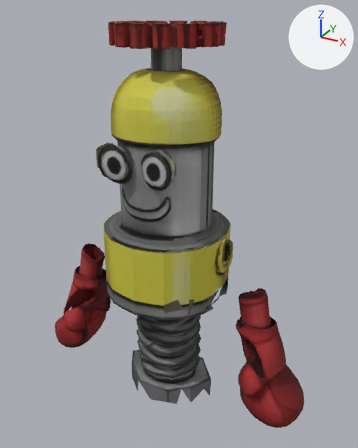
Before and after pictures for a commit that changed the glTF model assets/models/duncan.glb.
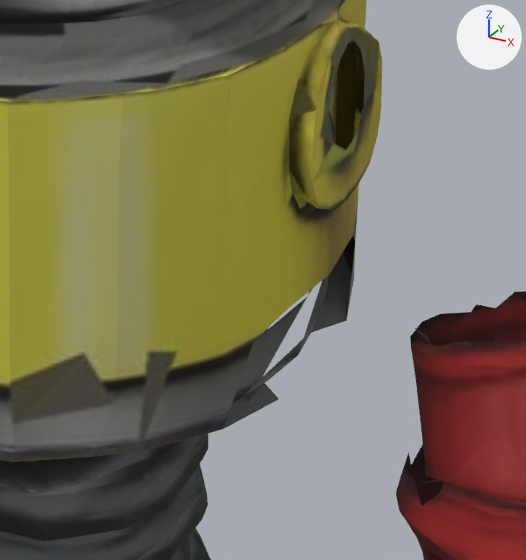
Each version is shown whole from a 50 mm lens placed at (1.45, -2.45, 2.53), pointed at (0.06, 0.08, 1.26), then close up on the part from 45% to 73% of the width and 52% to 76% of the height. The axes (+X, +Y, +Z) are drawn at upper right. The lights are the same throughout. The last two pictures show the newer version. Vertices at exactly the same position are counted once.
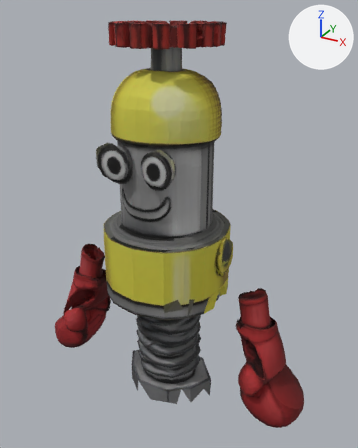
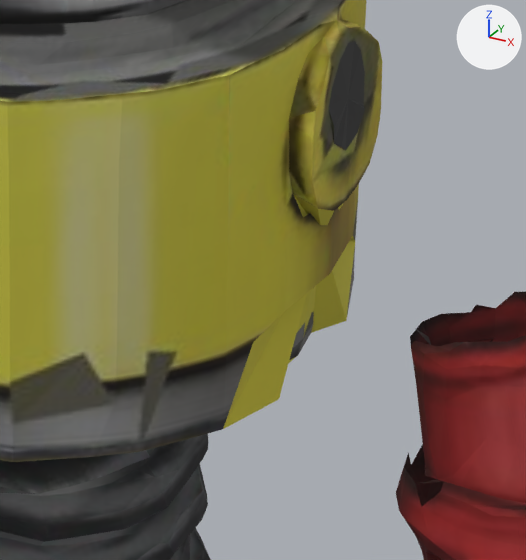
Scene script edits in JSON lines:
```json
{"block": "me_mesh_0", "where": "# used by ob_mesh_0; location = (0.0, 0.0, 0.0)"}
{"op": "remove", "block": "me_mesh_0", "code": "me_mesh_0.from_pydata(...)  # 6600 vertices, 12992 faces; spans x -0.98..0.98, y -0.37..0.42, z 0.0..2.45"}
{"op": "add", "block": "me_mesh_0", "code": "me_mesh_0.from_pydata(...)  # 6605 vertices, 13067 faces; spans x -0.98..0.98, y -0.37..0.42, z 0.0..2.45"}
{"block": "me_mesh_0", "change": "me_mesh_0 part 1"}
{"block": "me_mesh_0", "change": "1 vertex is removed from x 0.17, y 0.16, z 0.67"}
{"block": "me_mesh_0", "change": "12 faces are deleted"}
{"block": "me_mesh_0", "change": "1 vertex moves within x 0.17, y 0.15, z 0.67"}
{"block": "me_mesh_0", "change": "5 vertices are added at (0.17, 0.15, 0.67), (0.38, 0.04, 0.98), (0.41, 0.03, 1.17), (0.37, 0.02, 0.93), (0.37, 0.0, 0.86)"}
{"block": "me_mesh_0", "change": "56 new faces join them"}
{"block": "me_mesh_0", "change": "other edits to the shape of me_mesh_0 do not show in these pictures"}
```

Pixel boxes (x1, y1, x2, y2) of what changed, in the close-ups (526 x 560 px):
```json
{"part": 1, "of": "me_mesh_0", "change": "built on", "after": [223, 41, 365, 429]}
```
